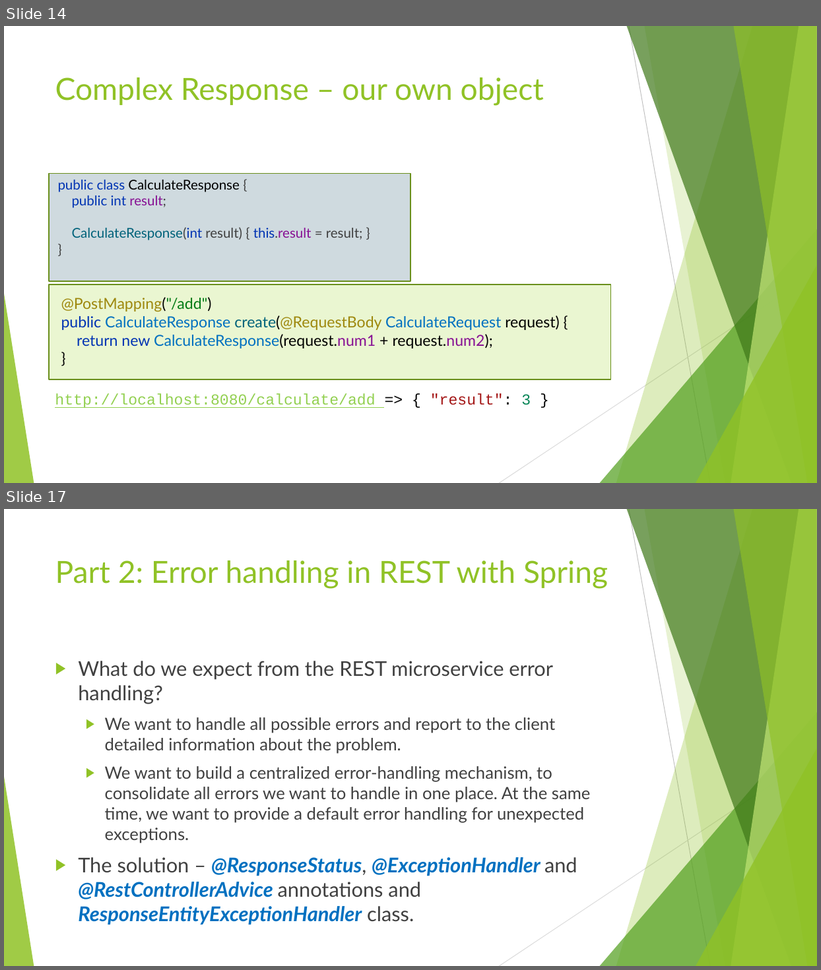
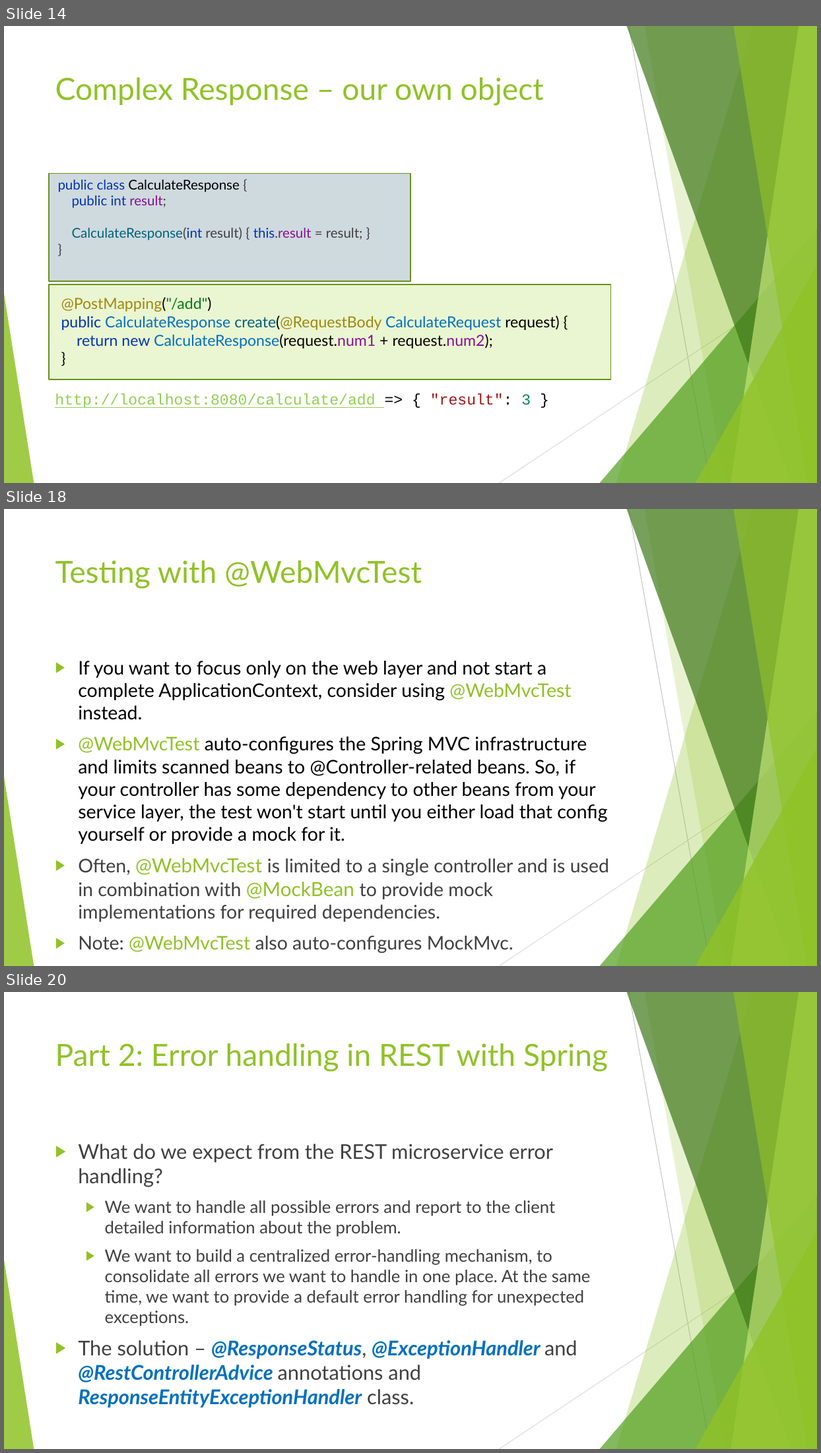
Before and after one commit to ybensman/SpringMicroserviceDemo, a slide deck: Spring_Beginners_2_SpringBootForMS.pptx. Shown one above the other, each under a label of ours: slides 14 and 17 before the commit, slides 14, 18 and 20 after it; the slides between them are not shown. The pictures are 821x970 and 821x1453 pixels, drawn with LibreOffice and Linux fonts; fonts in the diff are those of the drawing. Boxes give left, top, right and bottom in pixels: in the first picture for what was removed or moved away, otherwise in the second. Text is boxed around its words. In the diff, an @@ line names an element or a change of style, - is before the commit and + after.

```diff
--- a/Spring_Beginners_2_SpringBootForMS.pptx
+++ b/Spring_Beginners_2_SpringBootForMS.pptx
@@ slide 18 added at (4,509,817,966), background #FFFFFF; not listed: 10 template elements that a slide beside it also shows @@
@@ title added at (55,560,422,589), 36 pt, text #90C226 @@
+Testing with @WebMvcTest
@@ text added at (78,661,609,922), 22.2 pt, text #000000 @@
+▶ If you want to focus only on the web layer and not start a complete ApplicationContext, consider using @WebMvcTest instead.
+▶ @WebMvcTest auto-configures the Spring MVC infrastructure and limits scanned beans to @Controller-related beans. So, if your controller has some dependency to other beans from your service layer, the test won't start until you either load that config yourself or provide a mock for it.
+▶ Often, @WebMvcTest is limited to a single controller and is used in combination with @MockBean to provide mock implementations for required dependencies.
+▶ Note: @WebMvcTest also auto-configures MockMvc.
@@ what was slide 17 is now slide 20 @@
```
Also in this commit, not shown: 2 slides changed, 2 other slides added.
